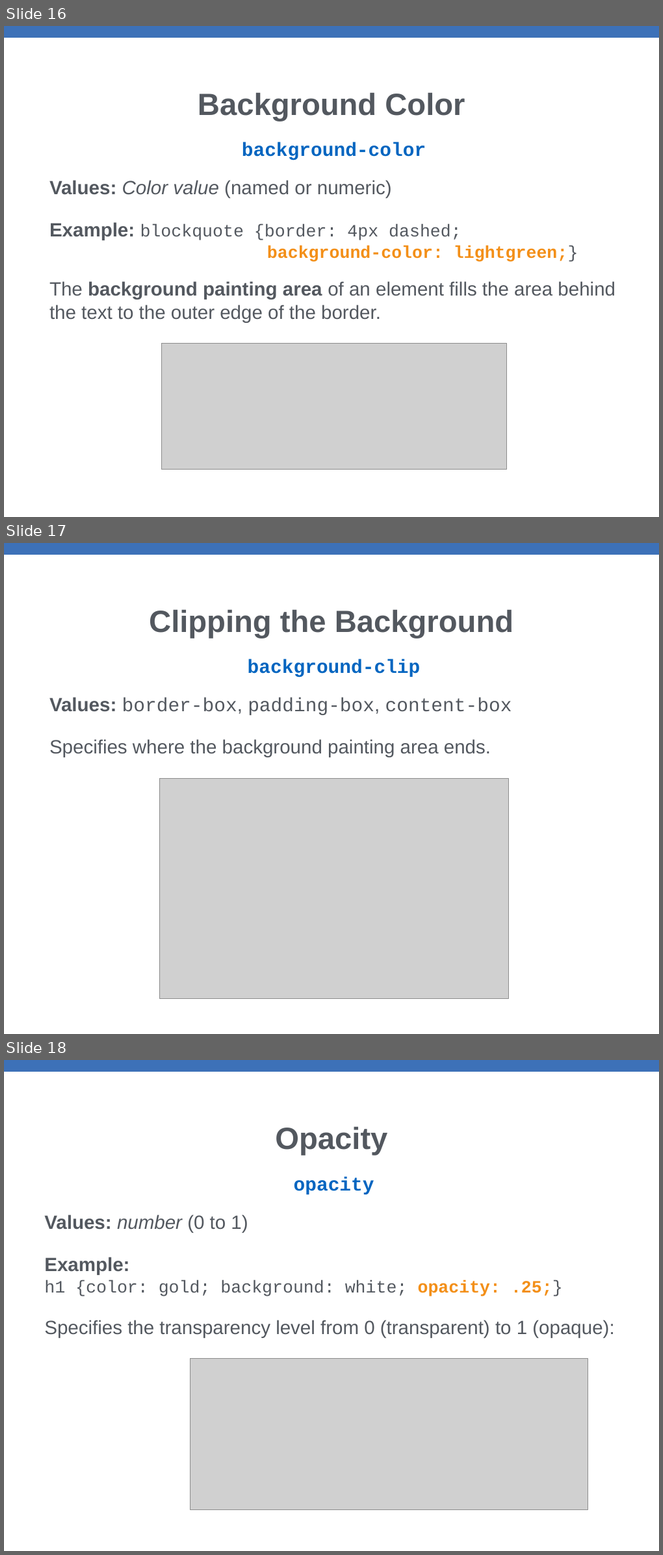
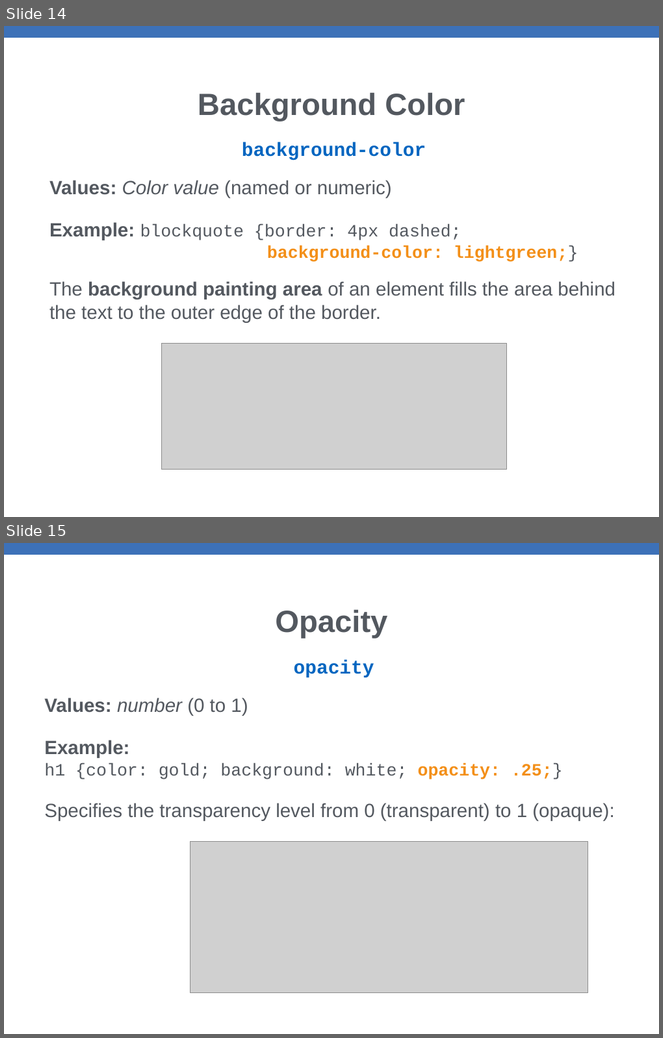
Before and after one commit to xiaoleibi/MMDPPT26, a slide deck: Uge41ColorsBackgrounds.pptx. Shown one above the other, each under a label of ours: slides 16, 17 and 18 before the commit, slides 14 and 15 after it. The pictures are 663x1555 and 663x1038 pixels, drawn with LibreOffice and Linux fonts; fonts in the diff are those of the drawing; grey boxes stand for pictures. Boxes give left, top, right and bottom in pixels: in the first picture for what was removed or moved away, otherwise in the second. Text is boxed around its words. In the diff, an @@ line names an element or a change of style, - is before the commit and + after.

```diff
--- a/Uge41ColorsBackgrounds.pptx
+++ b/Uge41ColorsBackgrounds.pptx
@@ slide 17 removed at (4,543,659,1034), background #FFFFFF; not listed: 1 template element that a slide beside it also shows @@
@@ title removed at (149,609,514,638) @@
-Clipping the Background
@@ text removed at (50,659,512,757) @@
-background-clip
-Values: border-box, padding-box, content-box
-Specifies where the background painting area ends.
@@ picture removed at (159,778,508,999) @@
@@ what was slide 16 is now slide 14 @@
@@ what was slide 18 is now slide 15 @@
```
Also in this commit, not shown: 3 slides changed, 5 other slides removed, 16 other files.
